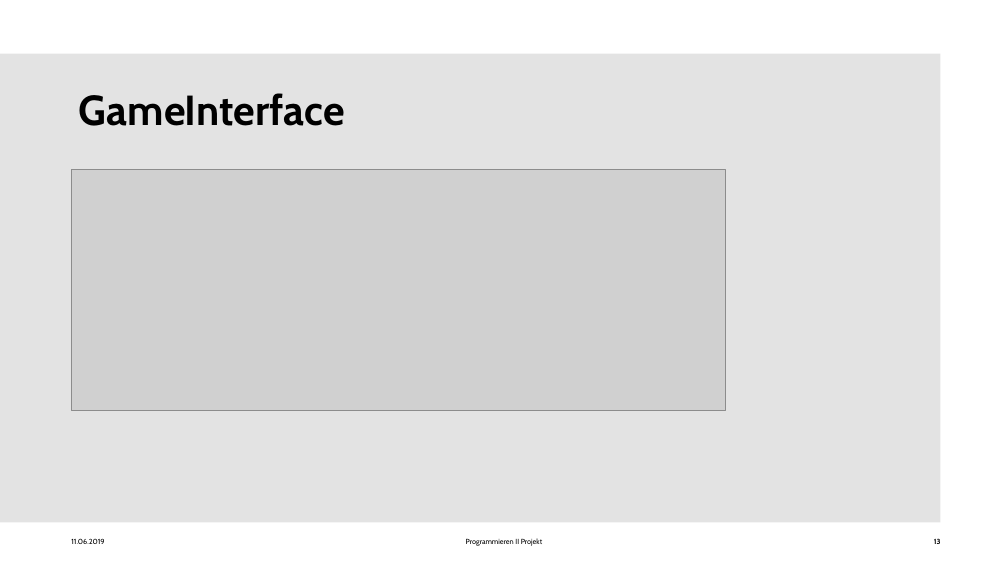
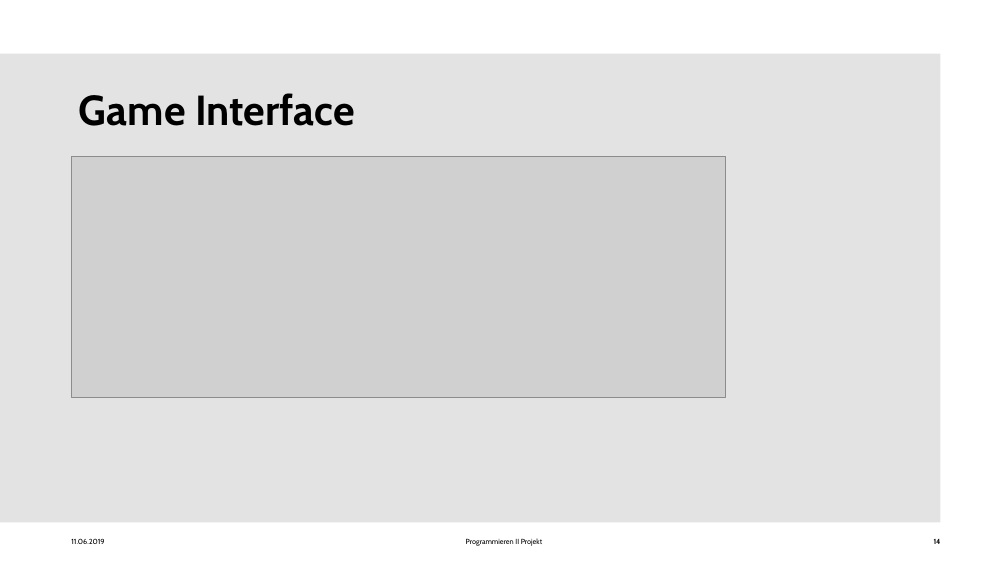
Before and after one commit to Seafyre/snakes-and-ladders, a slide deck: slide 14 of Programmieren II Projekt - Präsi.pptx (slide 13 before the commit). Drawn at 1008x567 pixels with LibreOffice and Linux fonts; fonts in the diff are those of the drawing; grey boxes stand for pictures; background and template pictures are left out. Boxes give left, top, right and bottom in pixels: in the first picture for what was removed or moved away, otherwise in the second. Text is boxed around its words. In the diff, an @@ line names an element or a change of style, - is before the commit and + after.

```diff
--- a/Programmieren II Projekt - Präsi.pptx
+++ b/Programmieren II Projekt - Präsi.pptx
@@ title at bbox=[79, 93, 355, 126]: spaces changed @@
-GameInterface
+Game Interface
@@ picture: place and size @@
-picture at bbox=[71, 169, 725, 411]
+picture at bbox=[71, 157, 725, 399]
@@ page number at bbox=[934, 539, 941, 544]: text changed @@
-13
+14
```
Also in this commit, not shown: 9 other slides changed, 1 slide added.
